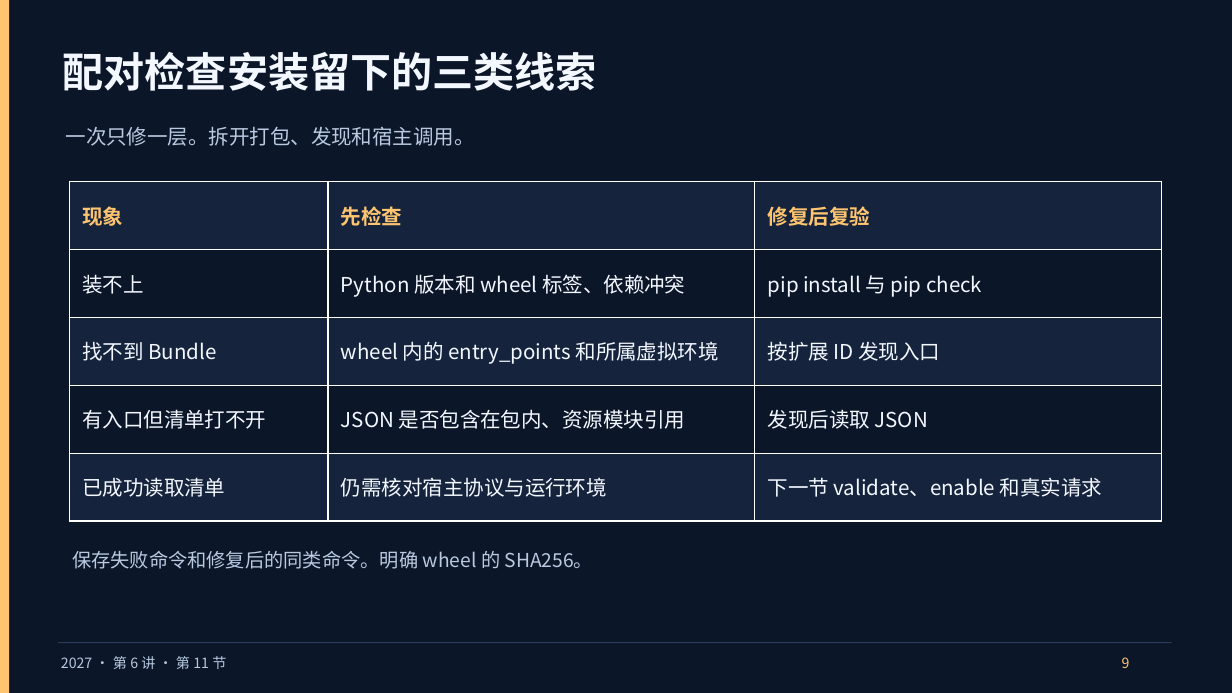
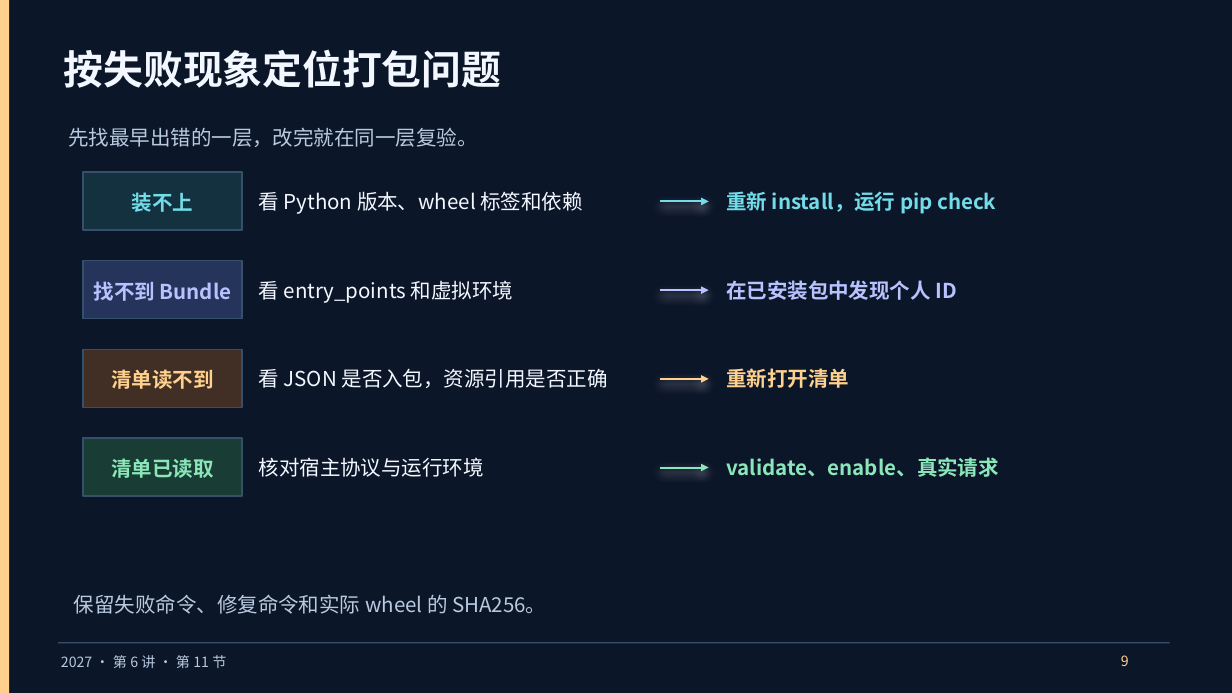
Before and after one commit to vLLM-HUST/intro-to-llm-inference-engines, a slide deck: slide 9 of build/slides/2027/lectures-8-pptx/第06讲_MOD打包与宿主联调.pptx. Drawn at 1232x693 pixels with LibreOffice and Linux fonts; fonts in the diff are those of the drawing. Boxes give left, top, right and bottom in pixels: in the first picture for what was removed or moved away, otherwise in the second. Text is boxed around its words. In the diff, an @@ line names an element or a change of style, - is before the commit and + after.

```diff
--- a/build/slides/2027/lectures-8-pptx/第06讲_MOD打包与宿主联调.pptx
+++ b/build/slides/2027/lectures-8-pptx/第06讲_MOD打包与宿主联调.pptx
@@ rectangle at (0,0,9,693): fill #FFC470 to #FFD18D @@
@@ text added at (64,49,501,88), 31 pt, text #F3F7FF, bold @@
+按失败现象定位打包问题
@@ text at (68,127,477,147): text changed @@
-一次只修一层。拆开打包、发现和宿主调用。
+先找最早出错的一层，改完就在同一层复验。
@@ rectangle added at (83,172,242,230), fill #13313E, outline #36506B 1.1 pt @@
@@ text "装不上" at (132,192,193,212): vertical alignment top to middle @@
@@ table removed at (69,181,1162,521), 5 rows, 3 columns @@
-现象 | 先检查 | 修复后复验
-装不上 | Python 版本和 wheel 标签、依赖冲突 | pip install 与 pip check
-找不到 Bundle | wheel 内的 entry_points 和所属虚拟环境 | 按扩展 ID 发现入口
-有入口但清单打不开 | JSON 是否包含在包内、资源模块引用 | 发现后读取 JSON
-已成功读取清单 | 仍需核对宿主协议与运行环境 | 下一节 validate、enable 和真实请求
@@ text at (132,192,193,212): text changed; size 32 to 16 pt; text colour #F3F7FF to #72DDE9 @@
-配对检查安装留下的三类线索
+装不上
@@ text added at (259,191,582,214), 16 pt, text #F3F7FF @@
+看 Python 版本、wheel 标签和依赖
@@ arrow added from (660, 201) to (709, 201), #72DDE9 1.6 pt @@
@@ text added at (726,189,996,215), 16 pt, text #72DDE9, bold @@
+重新 install，运行 pip check
@@ rectangle added at (83,261,242,319), fill #24345A, outline #36506B 1.1 pt @@
@@ text added at (94,281,232,301), 16 pt, text #B8C2FF, bold @@
+找不到 Bundle
@@ text added at (259,280,513,303), 16 pt, text #F3F7FF @@
+看 entry_points 和虚拟环境
@@ arrow added from (660, 290) to (709, 290), #B8C2FF 1.6 pt @@
@@ text added at (726,280,957,300), 16 pt, text #B8C2FF, bold @@
+在已安装包中发现个人 ID
@@ rectangle added at (83,349,242,408), fill #412E24, outline #36506B 1.1 pt @@
@@ text added at (111,369,213,389), 16 pt, text #FFD18D, bold @@
+清单读不到
@@ text added at (259,368,608,388), 16 pt, text #F3F7FF @@
+看 JSON 是否入包，资源引用是否正确
@@ arrow added from (660, 379) to (709, 379), #FFD18D 1.6 pt @@
@@ text added at (726,368,849,388), 16 pt, text #FFD18D, bold @@
+重新打开清单
@@ rectangle added at (83,438,242,496), fill #193C34, outline #36506B 1.1 pt @@
@@ text added at (111,458,213,478), 16 pt, text #8BE7BA, bold @@
+清单已读取
@@ text added at (259,457,484,477), 16 pt, text #F3F7FF @@
+核对宿主协议与运行环境
@@ arrow added from (660, 468) to (709, 468), #8BE7BA 1.6 pt @@
@@ text added at (726,457,999,477), 16 pt, text #8BE7BA, bold @@
+validate、enable、真实请求
@@ text at (74,594,546,614): text changed; size 15 to 16 pt @@
-保存失败命令和修复后的同类命令。明确 wheel 的 SHA256。
+保留失败命令、修复命令和实际 wheel 的 SHA256。
@@ rectangle at (58,642,1170,643): fill #2A3C58 to #36506B @@
@@ text "9" at (1121,655,1129,666): text colour #FFC470 to #FFD18D; line spacing 1.16 to 1.1 @@
```
Also in this commit, not shown: 3 other slides changed, 8 other files.
